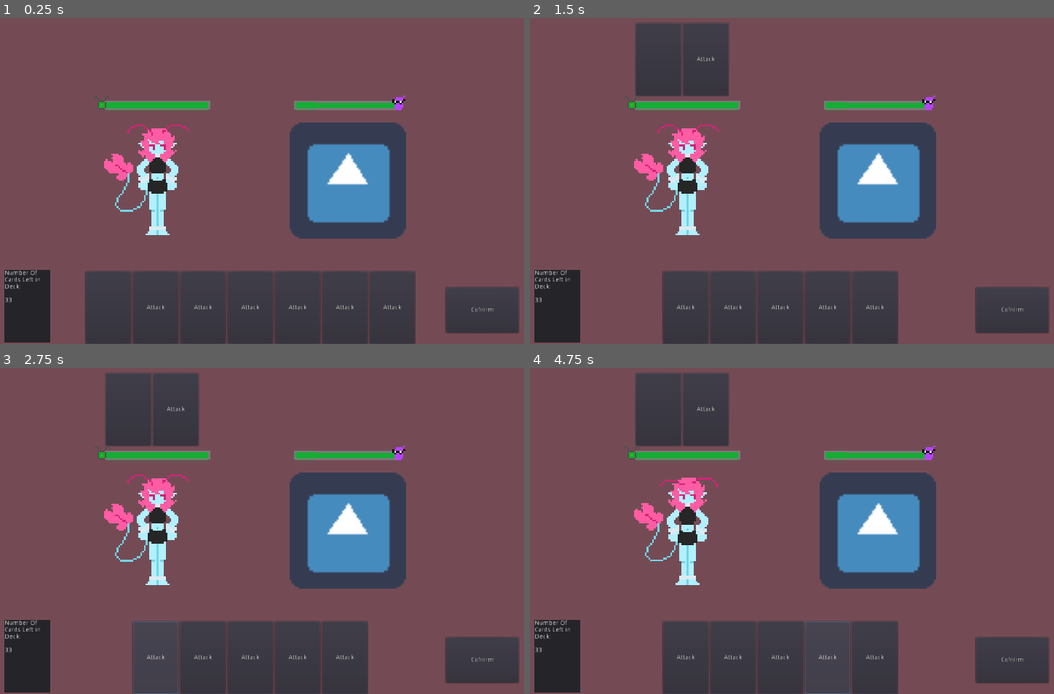
Above: before the commit, frames 1-4 (two rows, left to right).
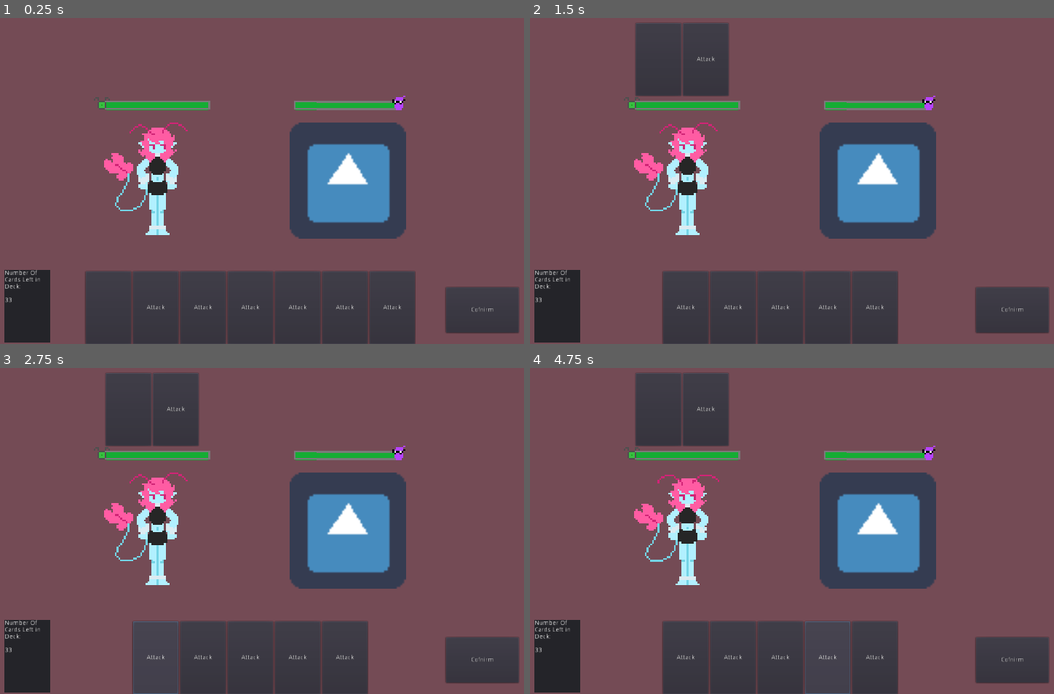
Above: after the commit, the same moments.

Repository: RyqShaw/May-Project
Game: Godot game, scene res://Battle/Battle.tscn
Two runs of this game, one before a commit and one after it. Both use one fixed random seed, a clock stepped at 60 frames per second and the inputs below. This scene is started directly instead of the project's main scene. The engine's default icon, where the game draws it, is replaced by a stand-in: a white triangle on a blue panel in a dark square.
Inputs (mouse positions are in pixels of both pictures, inside the frame that each line leads up to):
- Up to frame 1 (0.25 s): no input
- Up to frame 2 (1.5 s): click (640, 308) at 0.5 s; click "Attack" at 1.25 s
- Up to frame 3 (2.75 s): click "Attack" at 2 s
- Up to frame 4 (4.75 s): click "Attack" at 2.75 s; click "Attack" at 3.5 s; click "Attack" at 4.25 s

The runs differ from the first frame. In frame 1, 0.3% of the frame differs, in the area x 17-37%, y 23-67%; in frame 2, 0.3%; in frame 3, 0.3%; in frame 4, 0.4%.

Commit message:
fixed the adding to selected bug lmao

Diff:
--- a/Battle/Battle.gd
+++ b/Battle/Battle.gd
@@ -59,11 +59,10 @@
 		battleUnits.PlayerStats.moves += card.moveValue
 
 func add_selected(card):
-	if selectedCards.get_child_count() < battleUnits.PlayerStats.moves:
+	if selectedCards.get_child_count() <= battleUnits.PlayerStats.moves:
 		hand.remove_child(card)
 		selectedCards.add_child(card)
 		battleUnits.PlayerStats.moves -= card.moveValue
-
 
 func _on_Confirm_pressed():
 	for i in selectedCards.get_children():
--- a/Battle/Battle.tscn
+++ b/Battle/Battle.tscn
@@ -62,6 +62,10 @@
 
 [node name="Player" parent="." instance=ExtResource( 1 )]
 position = Vector2( 426, 360 )
+frame = 0
+
+[node name="emptyBarPart1" parent="Player/PlayerConfBar" index="1"]
+frame = 0
 
 [node name="Enemy" parent="." instance=ExtResource( 4 )]
 position = Vector2( 854, 360 )
